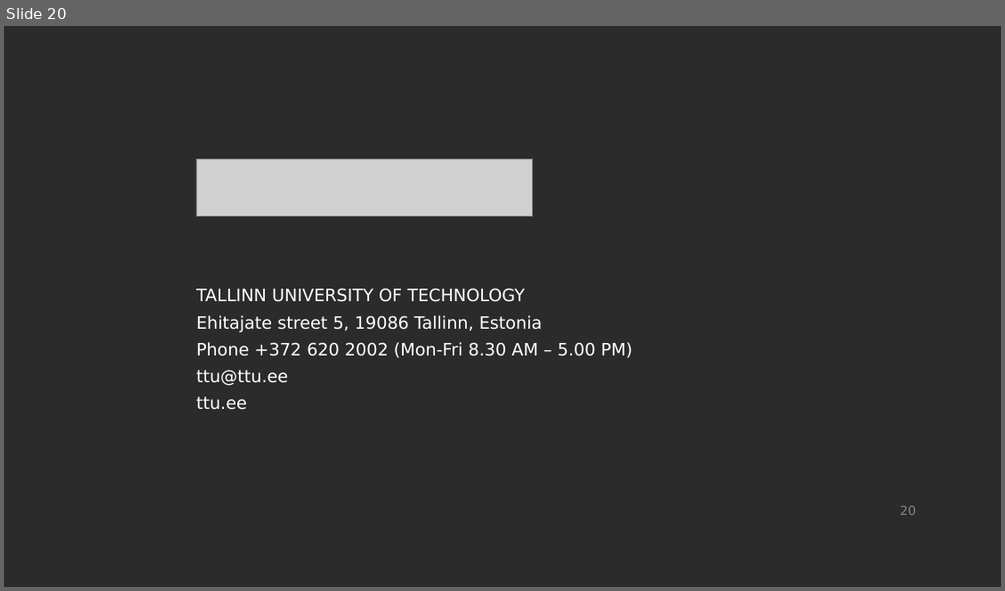
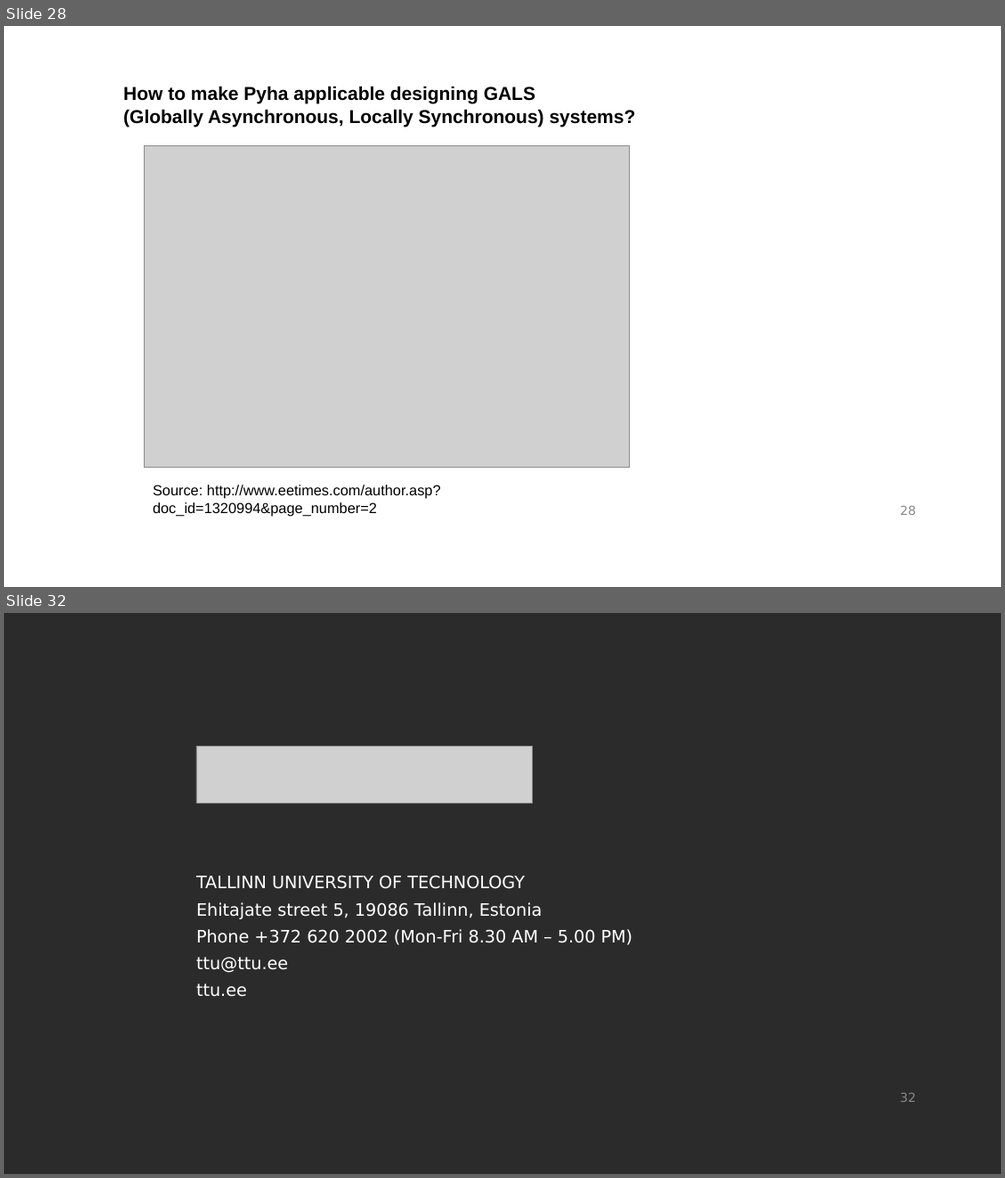
Before and after one commit to gasparka/thesis, a slide deck: presentation.odp. Shown one above the other, each under a label of ours: slide 20 before the commit, slides 28 and 32 after it; the slides between them are not shown. The pictures are 1005x591 and 1005x1178 pixels, drawn with LibreOffice and Linux fonts; fonts in the diff are those of the drawing; grey boxes stand for pictures; background and template pictures are left out; a plain dark background stands for a picture behind light text. Boxes give left, top, right and bottom in pixels: in the first picture for what was removed or moved away, otherwise in the second. Text is boxed around its words. In the diff, an @@ line names an element or a change of style, - is before the commit and + after.

```diff
--- a/presentation.odp
+++ b/presentation.odp
@@ slide 28 added at (4, 26, 1001, 587), background #FFFFFF; not listed: 1 template element that a slide beside it also shows @@
@@ text added at (123, 86, 636, 127), 18 pt, text #000000, bold @@
+How to make Pyha applicable designing GALS
+(Globally Asynchronous, Locally Synchronous) systems?
@@ picture added at (145, 145, 630, 467) @@
@@ text added at (153, 484, 441, 516), 14 pt, text #000000 @@
+Source: http://www.eetimes.com/author.asp?doc_id=1320994&page_number=2
@@ what was slide 20 is now slide 32 @@
@@ page number at (900, 1093, 916, 1102): text changed @@
-20
+32
```
Also in this commit, not shown: 15 slides changed, 13 other slides added, 2 slides removed, 1 other file.
